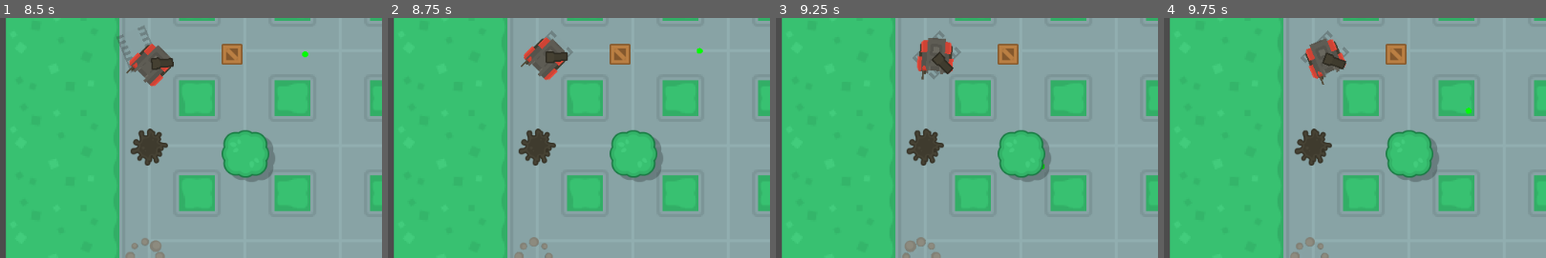
Above: before the commit, frames 1-4 (left to right).
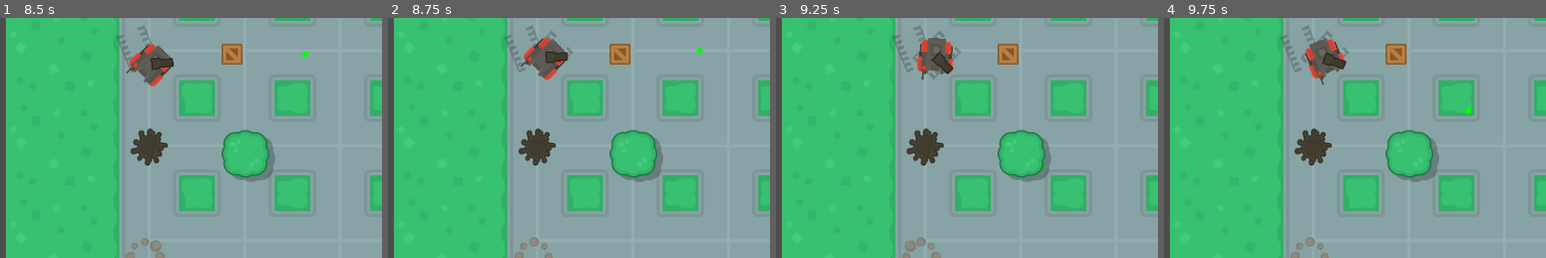
Above: after the commit, the same moments.

Repository: soapmactavish23/rogue_tank
Game: Godot game, scene res://scenes/game.tscn
Two runs of this game, one before a commit and one after it. Both use one fixed random seed, a clock stepped at 60 frames per second and the inputs below.
Inputs (mouse positions are % of the whole screen's width and height, from its top left):
- Up to frame 1 (8.5 s): move the mouse to (72, 45) at 0.52 s; hold Right (ui_right) 0.53-1.28 s; right-click (72, 45) at 0.6 s; move the mouse to (30, 55) at 1.27 s; hold Down (ui_down) 1.28-2.03 s; right-click (30, 55) at 1.35 s; move the mouse to (60, 28) at 2.02 s; hold Right (ui_right) 2.03-2.78 s; right-click (60, 28) at 2.1 s; move the mouse to (45, 70) at 2.77 s; hold Up (ui_up) 2.78-3.53 s; right-click (45, 70) at 2.85 s; move the mouse to (80, 65) at 3.52 s; hold Left (ui_left) 3.53-5.03 s; right-click (80, 65) at 3.6 s; move the mouse to (20, 35) at 4.27 s; right-click (20, 35) at 4.35 s; move the mouse to (55, 50) at 5.02 s; hold Down (ui_down) 5.03-5.78 s; right-click (55, 50) at 5.1 s; move the mouse to (35, 25) at 5.77 s; hold Right (ui_right) 5.78-6.53 s; right-click (35, 25) at 5.85 s; move the mouse to (72, 45) at 6.52 s; hold Up (ui_up) 6.53-7.28 s; right-click (72, 45) at 6.6 s; move the mouse to (30, 55) at 7.27 s; hold Right (ui_right) 7.28-8.03 s; right-click (30, 55) at 7.35 s; move the mouse to (60, 28) at 8.02 s; hold Down (ui_down) from 8.03 s (still down); right-click (60, 28) at 8.1 s
- Up to frame 2 (8.75 s): keep holding Down (ui_down)
- Up to frame 3 (9.25 s): move the mouse to (45, 70) at 8.77 s; release Down (ui_down) at 8.78 s; hold Left (ui_left) from 8.78 s (still down); right-click (45, 70) at 8.85 s
- Up to frame 4 (9.75 s): move the mouse to (80, 65) at 9.52 s; release Left (ui_left) at 9.53 s; hold Up (ui_up) from 9.53 s (still down); right-click (80, 65) at 9.6 s
The pictures show only the part of the screen within x 0-50%, y 23-73%; the shares and areas given below are measured in that part.

Frame 1 is identical in both runs. In frame 2, 0.3% of the frame differs, in the area x 30-40%, y 3-23%; in frame 3, 0.2%; in frame 4, 0.2%.

Commit message:
46 - Fading nas trilhas e nos fragmentos

Diff:
--- a/scenes/fragments/crate_box_fragments.tscn
+++ b/scenes/fragments/crate_box_fragments.tscn
@@ -83,3 +83,4 @@
 anims/explode = SubResource( 1 )
 
 [node name="sprite" type="Sprite" parent="."]
+texture = ExtResource( 4 )
--- a/scenes/track.tscn
+++ b/scenes/track.tscn
@@ -1,24 +1,52 @@
-[gd_scene load_steps=3 format=2]
+[gd_scene load_steps=5 format=2]
 
 [ext_resource path="res://scripts/track.gd" type="Script" id=1]
 [ext_resource path="res://sprites/tracksDouble.png" type="Texture" id=2]
 
+[sub_resource type="Animation" id=1]
+length = 0.001
+tracks/0/type = "value"
+tracks/0/path = NodePath("sprite:modulate")
+tracks/0/interp = 1
+tracks/0/loop_wrap = true
+tracks/0/imported = false
+tracks/0/enabled = true
+tracks/0/keys = {
+"times": PoolRealArray( 0 ),
+"transitions": PoolRealArray( 1 ),
+"update": 0,
+"values": [ Color( 1, 1, 1, 1 ) ]
+}
+
+[sub_resource type="Animation" id=2]
+resource_name = "fade"
+tracks/0/type = "value"
+tracks/0/path = NodePath("sprite:modulate")
+tracks/0/interp = 1
+tracks/0/loop_wrap = true
+tracks/0/imported = false
+tracks/0/enabled = true
+tracks/0/keys = {
+"times": PoolRealArray( 0, 1 ),
+"transitions": PoolRealArray( 1, 1 ),
+"update": 0,
+"values": [ Color( 1, 1, 1, 1 ), Color( 1, 1, 1, 0 ) ]
+}
+
 [node name="track" type="Node2D"]
-
 script = ExtResource( 1 )
 
-[node name="sprite" type="Sprite" parent="." index="0"]
-
+[node name="sprite" type="Sprite" parent="."]
 position = Vector2( 0.237823, -0.237831 )
 rotation = 1.5708
 texture = ExtResource( 2 )
-_sections_unfolded = [ "Transform" ]
 
-[node name="timer_queue" type="Timer" parent="." index="1"]
-
-process_mode = 1
+[node name="timer_queue" type="Timer" parent="."]
 wait_time = 2.0
-one_shot = false
 autostart = true
 
+[node name="anim" type="AnimationPlayer" parent="."]
+anims/RESET = SubResource( 1 )
+anims/fade = SubResource( 2 )
+
 [connection signal="timeout" from="timer_queue" to="." method="_on_timer_queue_timeout"]
--- a/scripts/fragment.gd
+++ b/scripts/fragment.gd
@@ -19,4 +19,14 @@
 	if sleeping:
 		var t = get_tree().create_timer(randf() * 4 + 2)
 		yield(t, "timeout")
+
+		var tween = Tween.new()
+		add_child(tween)
+		tween.interpolate_method(self, "fade", Color(1, 1, 1, 1), Color(1, 1, 1, 0), 2.0, Tween.TRANS_LINEAR, Tween.EASE_IN, 0)
+		tween.start()
+		yield(tween, "tween_completed")
+
 		queue_free()
+
+func fade(val):
+	$poly.modulate = val
--- a/scripts/track.gd
+++ b/scripts/track.gd
@@ -1,5 +1,10 @@
 extends Node2D
 
+func _ready():
+	$timer_queue.wait_time = rand_range(8, 16)
+	$timer_queue.start()
 
 func _on_timer_queue_timeout():
+	$anim.play("fade")
+	yield($anim, "animation_finished")
 	queue_free()
